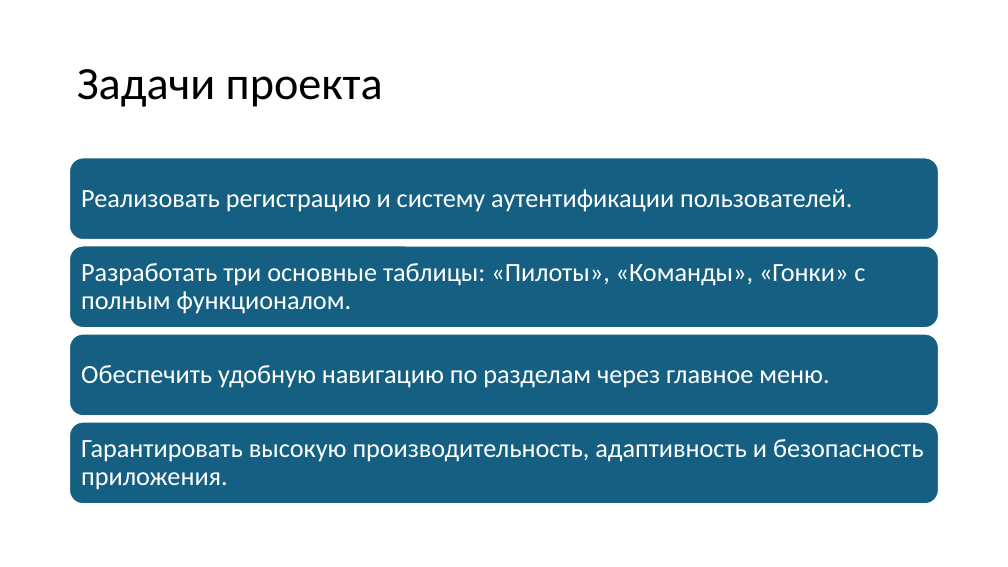
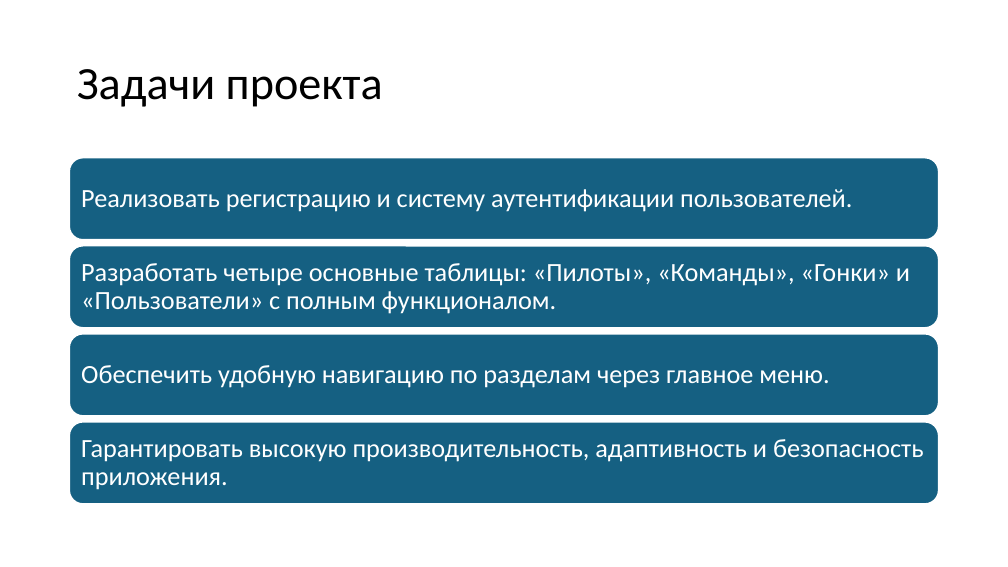
Before and after one commit to Step6433/epic-race, a slide deck: slide 4 of Презентация WEB.pptx. Drawn at 1008x567 pixels with LibreOffice and Linux fonts; fonts in the diff are those of the drawing. Boxes give left, top, right and bottom in pixels: in the first picture for what was removed or moved away, otherwise in the second. Text is boxed around its words. In the diff, an @@ line names an element or a change of style, - is before the commit and + after.

```diff
--- a/Презентация WEB.pptx
+++ b/Презентация WEB.pptx
@@ text at (81, 263, 910, 314): text changed @@
-Разработать три основные таблицы: «Пилоты», «Команды», «Гонки» с полным функционалом.
+Разработать четыре основные таблицы: «Пилоты», «Команды», «Гонки» и «Пользователи» с полным функционалом.
```
Also in this commit, not shown: 1 other slide changed.
